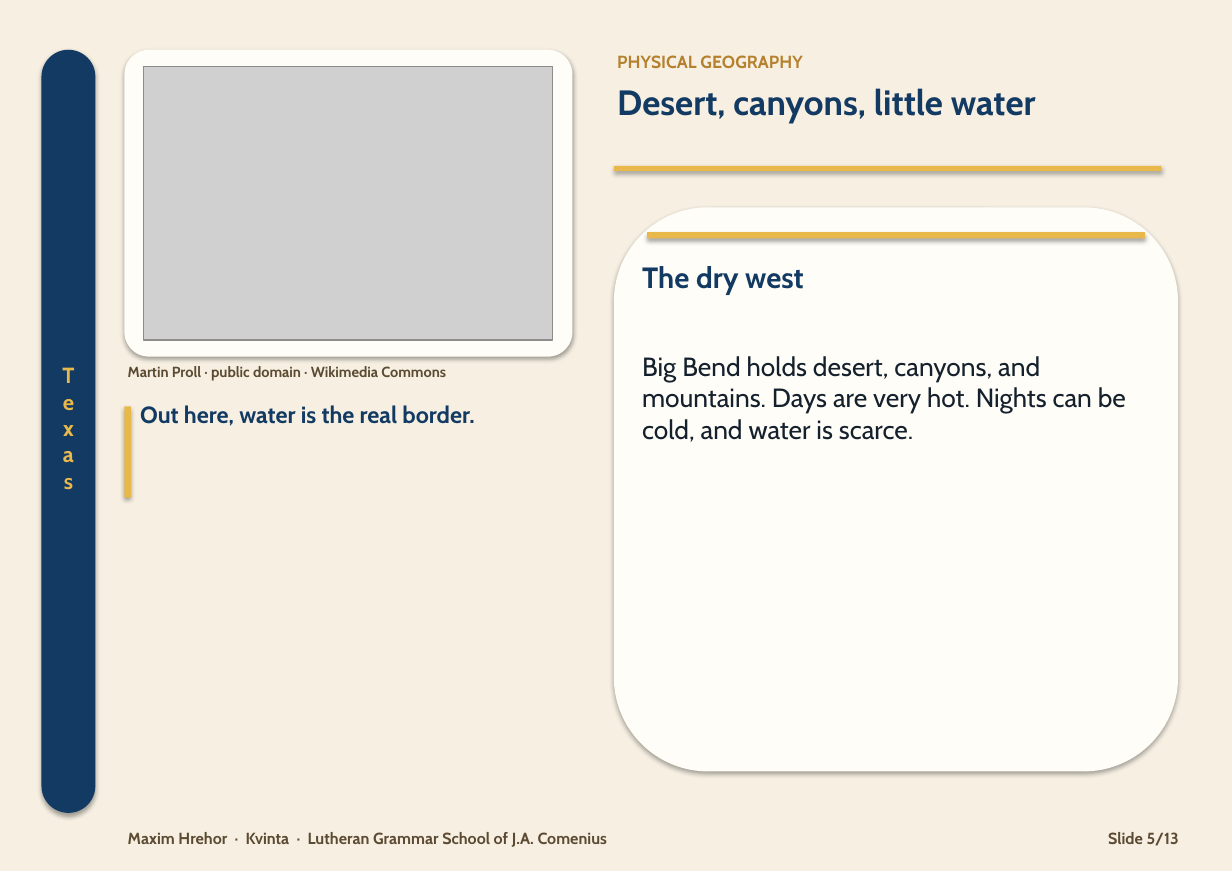
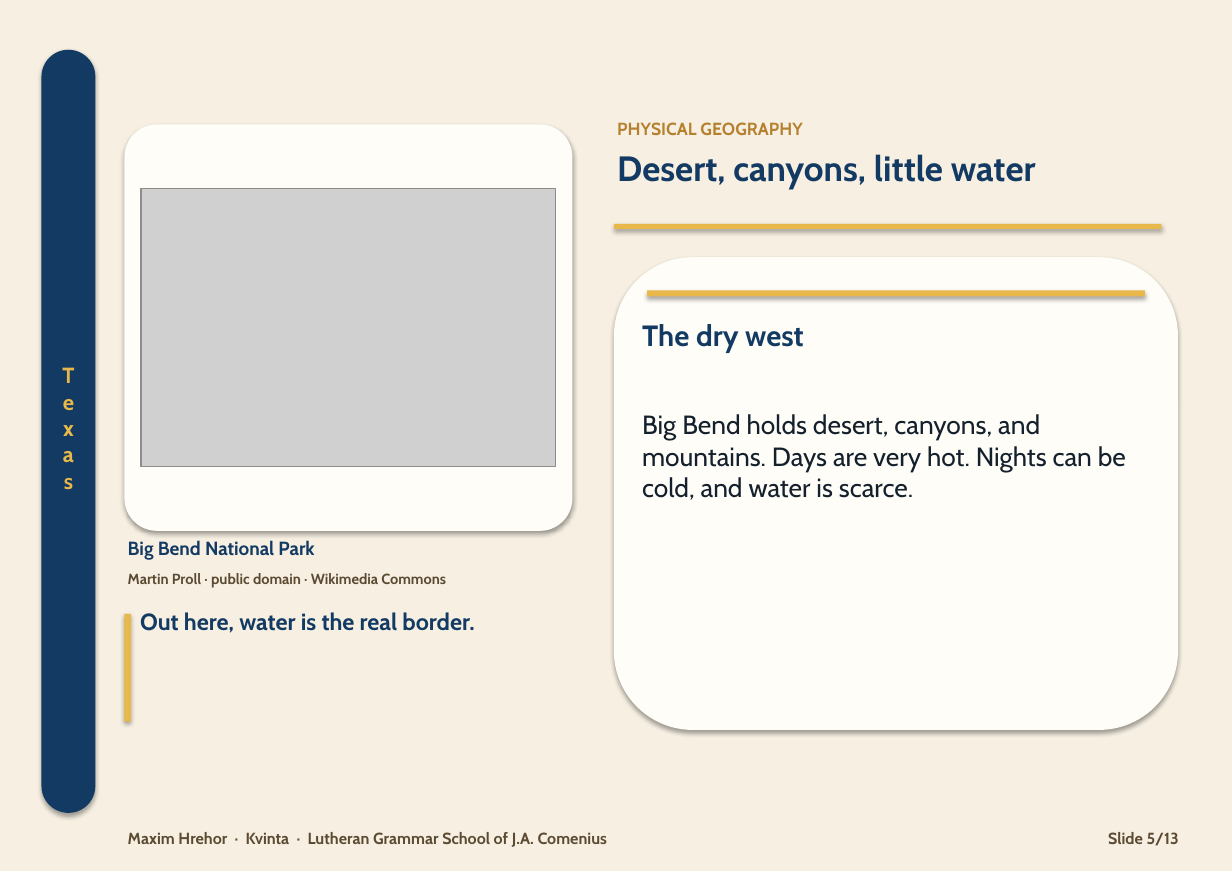
Before and after one commit to HenrichHrehor/Visualia, a slide deck: slide 5 of export/texas/ver2.pptx. Drawn at 1232x871 pixels with LibreOffice and Linux fonts; fonts in the diff are those of the drawing; grey boxes stand for pictures. Boxes give left, top, right and bottom in pixels: in the first picture for what was removed or moved away, otherwise in the second. Text is boxed around its words. In the diff, an @@ line names an element or a change of style, - is before the commit and + after.

```diff
--- a/export/texas/ver2.pptx
+++ b/export/texas/ver2.pptx
@@ text "PHYSICAL GEOGRAPHY": place and size @@
-text "PHYSICAL GEOGRAPHY" at <box>617,55,802,68</box>
+text "PHYSICAL GEOGRAPHY" at <box>617,122,802,135</box>
@@ rounded rectangle: place and size @@
-rounded rectangle at <box>124,50,572,356</box>
+rounded rectangle at <box>124,124,572,531</box>
@@ text "Desert, canyons, little water": place and size @@
-text "Desert, canyons, little water" at <box>617,88,1036,124</box>
+text "Desert, canyons, little water" at <box>617,154,1036,190</box>
@@ picture: place and size @@
-picture at <box>144,66,553,340</box>
+picture at <box>141,189,556,466</box>
@@ rectangle: place and size @@
-rectangle at <box>647,232,1145,238</box>
+rectangle at <box>614,224,1162,230</box>
@@ rounded rectangle: place and size @@
-rounded rectangle at <box>614,208,1178,771</box>
+rounded rectangle at <box>614,257,1178,730</box>
@@ rectangle: place and size @@
-rectangle at <box>614,165,1162,171</box>
+rectangle at <box>647,291,1145,297</box>
@@ text "The dry west": place and size @@
-text "The dry west" at <box>642,266,804,295</box>
+text "The dry west" at <box>642,324,804,353</box>
@@ text "Big Bend holds desert, canyons, ...": place and size @@
-text "Big Bend holds desert, canyons, ..." at <box>642,356,1126,442</box>
+text "Big Bend holds desert, canyons, ..." at <box>642,414,1126,500</box>
@@ text "Martin Proll · public domain ...": place and size @@
-text "Martin Proll · public domain ..." at <box>128,366,446,381</box>
+text "Martin Proll · public domain ..." at <box>128,573,446,588</box>
@@ text added at <box>128,540,314,560</box>, 13 pt, text #123A63, bold @@
+Big Bend National Park
@@ rectangle: place and size @@
-rectangle at <box>124,407,131,498</box>
+rectangle at <box>124,614,131,722</box>
@@ text "Out here, water is the ...": place and size @@
-text "Out here, water is the ..." at <box>140,405,474,426</box>
+text "Out here, water is the ..." at <box>140,612,474,633</box>
```
Also in this commit, not shown: 12 other slides changed, 4 other files.
